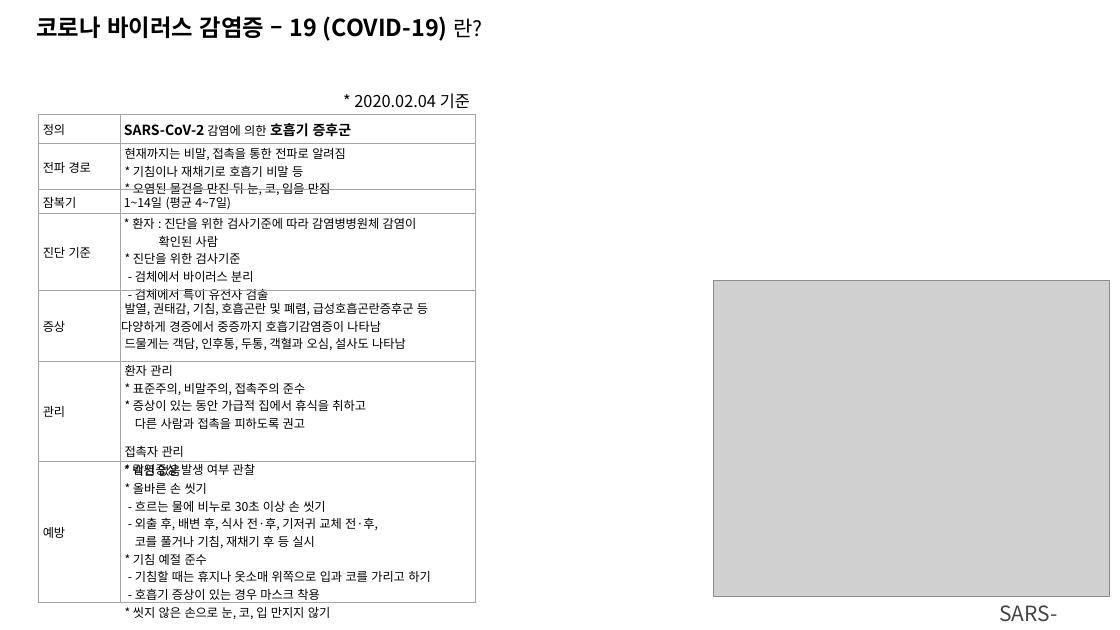
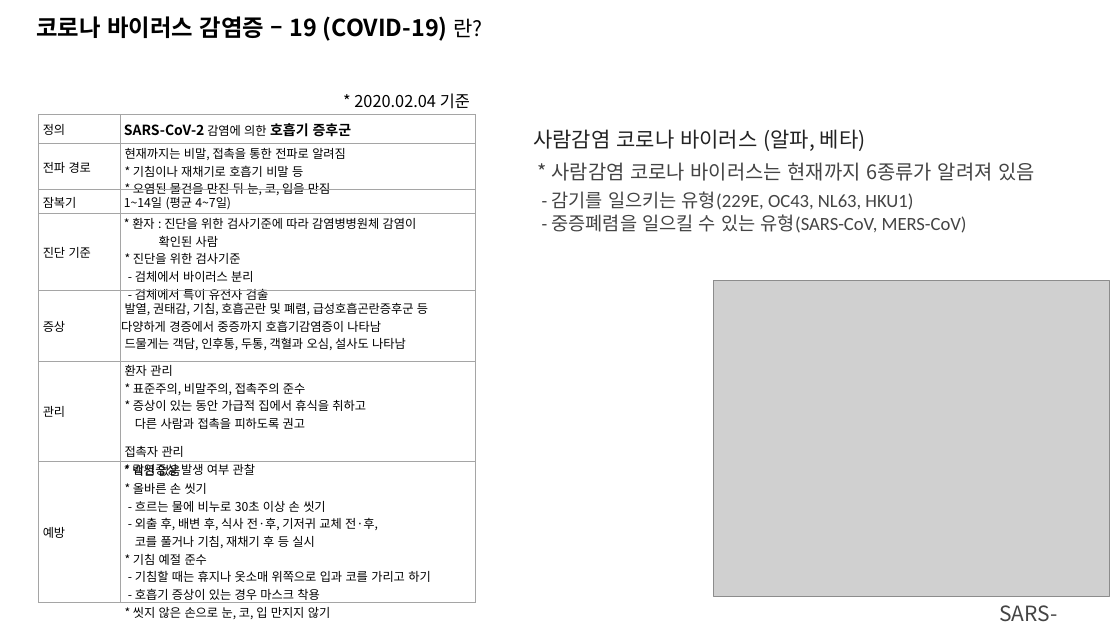
Before and after one commit to seungjae1162/Learning_Spoons_Second_Project, a slide deck: slide 2 of PROJECT2-Corona19.pptx. Drawn at 1120x630 pixels with LibreOffice and Linux fonts; fonts in the diff are those of the drawing; grey boxes stand for pictures. Boxes give left, top, right and bottom in pixels: in the first picture for what was removed or moved away, otherwise in the second. Text is boxed around its words. In the diff, an @@ line names an element or a change of style, - is before the commit and + after.

```diff
--- a/PROJECT2-Corona19.pptx
+++ b/PROJECT2-Corona19.pptx
@@ text added at [533, 129, 1035, 233], 16 pt, text #444444 @@
+사람감염 코로나 바이러스 (알파, 베타)
+* 사람감염 코로나 바이러스는 현재까지 6종류가 알려져 있음
+- 감기를 일으키는 유형(229E, OC43, NL63, HKU1)
+- 중증폐렴을 일으킬 수 있는 유형(SARS-CoV, MERS-CoV)
```
